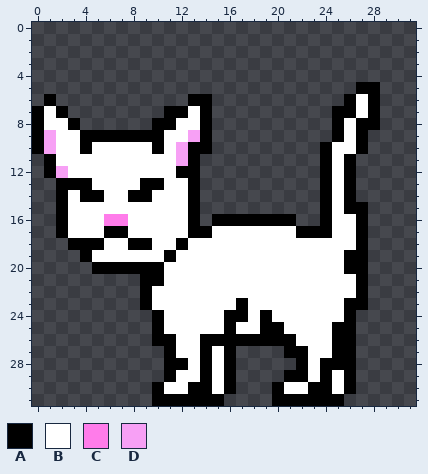
Two states of a pixel-art sprite, images/Cat_Left_Idle_1.png. That is the earlier state.
The file is 96x96 pixels, drawn in blocks of 3x3; one block is one cell here.
Palette (. is transparent): A #000000  B #ffffff  C #ff7cea  D #f7a0f5
Pixels before, first column x 0:
 5 ...........................AA
 6 .A...........AA...........ABA
 7 ABA........AABA..........AABA
 8 ABBA......AABBA..........ABAA
 9 ADBBAAAAAAABBDA..........ABA.
10 ADBBABBBBBABDAA.........ABBA.
11 .ABBBBBBBBBBDA..........ABA..
12 .ADBBBBBBBBBAA..........ABA..
13 ..AAABBBBAABBA..........ABA..
14 ..ABAABBAABBBA..........ABA..
15 ..ABBBBBBBBBBA..........ABAA.
16 ..ABBBCCBBBBBA.AAAAAAA..ABBA.
17 ..ABBBAABBBBBAABBBBBBBAAABBA.
18 ...AAABBAABBABBBBBBBBBBBBBBA.
19 ....ABBBBBBABBBBBBBBBBBBBBAA.
20 .....AAAAAABBBBBBBBBBBBBBBAA.
21 .........AABBBBBBBBBBBBBBBBA.
22 .........ABBBBBBBBBBBBBBBBBA.
23 .........ABBBBBBBABBBBBBBBAA.
24 ..........ABBBBBAABABBBBBBA..
25 ..........ABBBBBABBAABBBBAA..
26 ..........AABBAAAAAAAABBBAA..
27 ...........ABBABA....AABBAA..
28 ...........AABABA.....ABAAA..
29 ...........ABBABA....AABABA..
30 ..........ABBAABA...ABBAABA..
31 ..........AAAAAA....AAAAAA...
The same view after the edit:
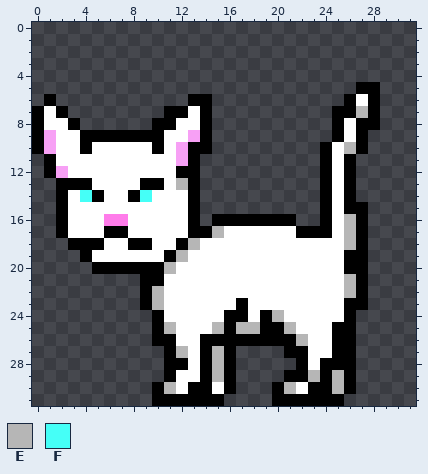
Colours new in this view: E #b6b6b6  F #45fff7
Diff:
The edit turns colour B into colour E in row 7 at x 27; in row 10 at x 26; in row 13 at x 12; in row 16 at x 26; in row 17 at x 15 and 26; in row 18 at x 13 and 26.
The edit turns colour B into colour E in row 19 at x 12; in row 20 at x 11; in row 21 at x 26; in row 22 at x 10 and 26; in row 23 at x 10; in row 24 at x 20.
The edit turns colour B into colour E in row 25 at x 11, 15, 17 to 18 and 21; in row 26 at x 22; in row 27 at x 12 and 15; in row 28 at x 15; in row 29 at x 15, 23 and 25; in row 30 at x 11, 21 and 25.
The edit turns colour A into colour F in row 14 at x 4 and 9.
